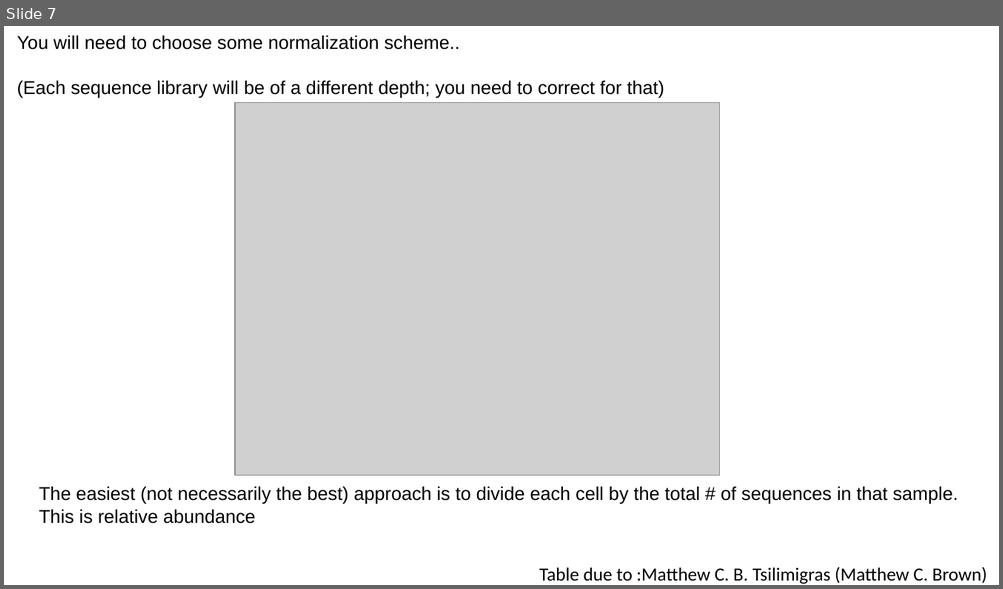
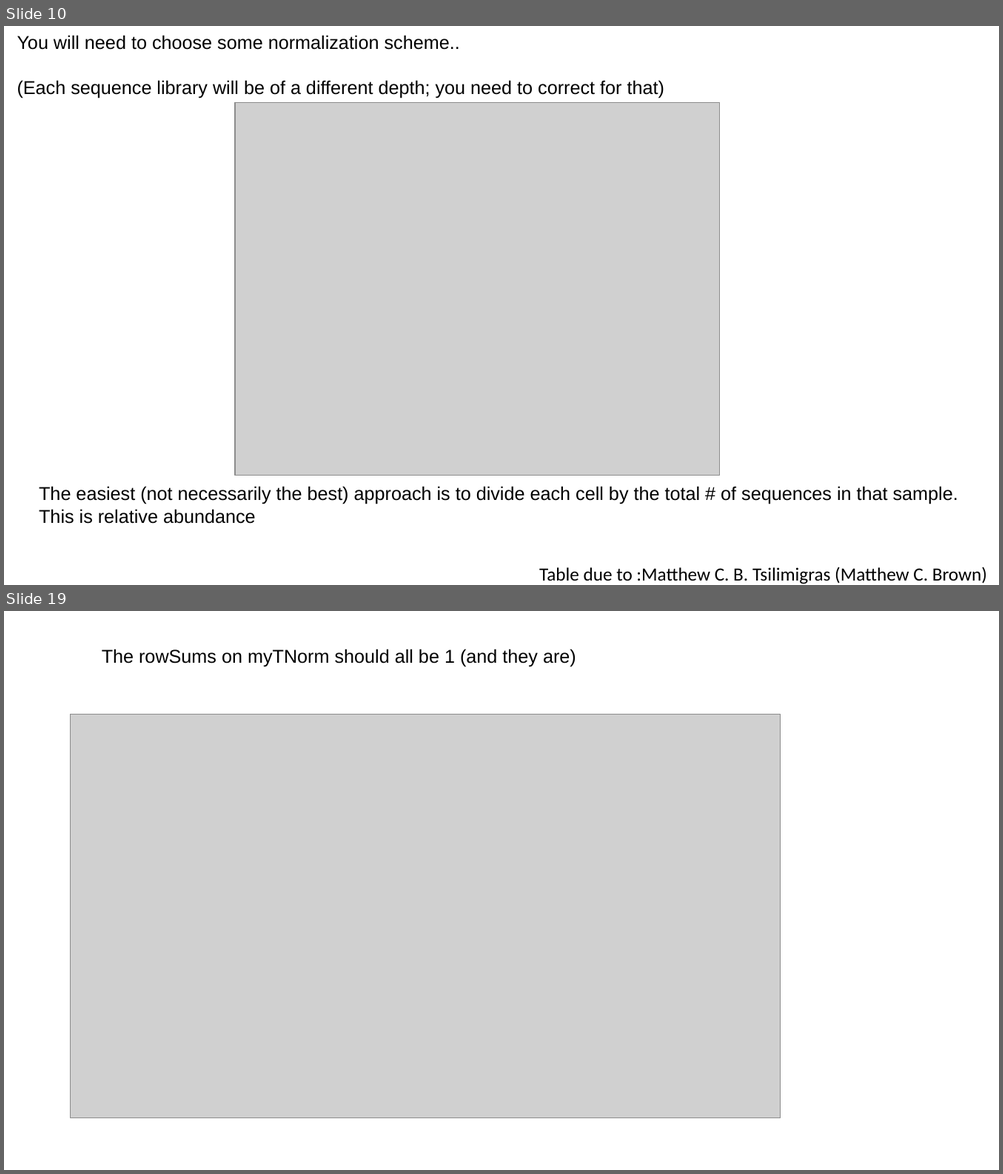
Before and after one commit to afodor/afodor.github.io, a slide deck: classes/ChapelHill2018/ch.pptx. Shown one above the other, each under a label of ours: slide 7 before the commit, slides 10 and 19 after it; the slides between them are not shown. The pictures are 1003x589 and 1003x1174 pixels, drawn with LibreOffice and Linux fonts; fonts in the diff are those of the drawing; grey boxes stand for pictures. Boxes give left, top, right and bottom in pixels: in the first picture for what was removed or moved away, otherwise in the second. Text is boxed around its words. In the diff, an @@ line names an element or a change of style, - is before the commit and + after.

```diff
--- a/classes/ChapelHill2018/ch.pptx
+++ b/classes/ChapelHill2018/ch.pptx
@@ slide 19 added at box(4, 611, 999, 1170), background #FFFFFF @@
@@ text added at box(102, 649, 576, 667), 18 pt, text #000000 @@
+The rowSums on myTNorm should all be 1 (and they are)
@@ picture added at box(71, 715, 780, 1119) @@
@@ what was slide 7 is now slide 10 @@
```
Also in this commit, not shown: 1 slide changed, 14 other slides added.
